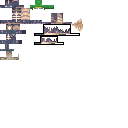
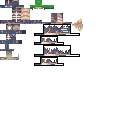
Layer changes from the first 128px x 128px image to the second:
removed layer "Layer 3" (was color, 58%) over [43, 25, 71, 51]
removed layer "Layer 1" over [34, 25, 80, 60]
added layer "Layer 8" (color, 58%) above "Layer 6" over [35, 46, 70, 65]
added layer "Layer 6" (color, 58%) above "Layer 5" over [43, 25, 71, 51]
added group "Group 1" with 2 layers over [34, 25, 80, 66]
added layer "Layer 7" in group "Group 1" over [48, 25, 70, 33]
added layer "Layer 4" in group "Group 1" over [34, 25, 80, 66]
